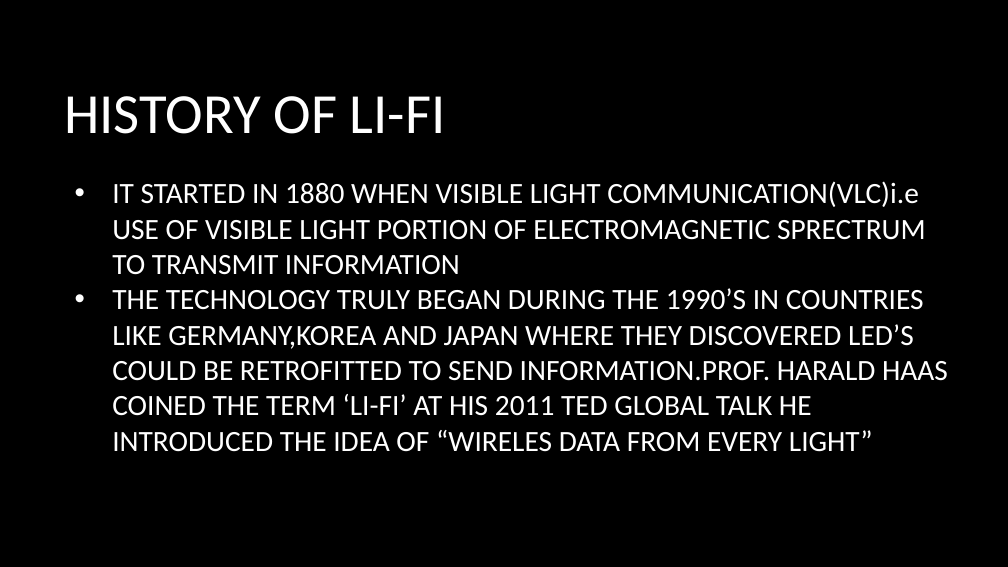
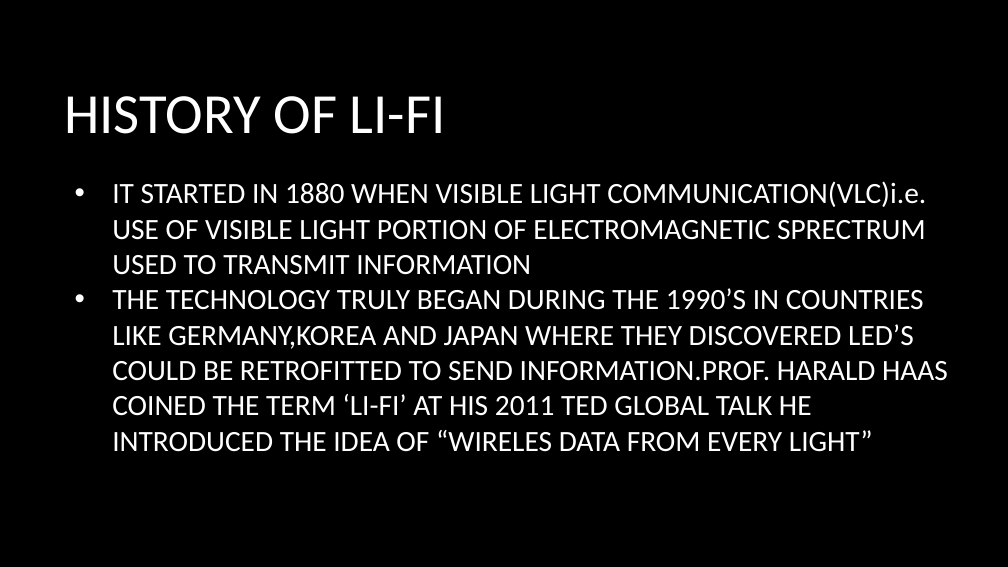
Before and after one commit to dedebanu/LIFI, a slide deck: slide 6 of VERSION CONTROL SYSTEM USING GIT.pptx (slide 4 before the commit). Drawn at 1008x567 pixels with LibreOffice and Linux fonts; fonts in the diff are those of the drawing; background and template pictures are left out. Boxes give left, top, right and bottom in pixels: in the first picture for what was removed or moved away, otherwise in the second. Text is boxed around its words. In the diff, an @@ line names an element or a change of style, - is before the commit and + after.

```diff
--- a/VERSION CONTROL SYSTEM USING GIT.pptx
+++ b/VERSION CONTROL SYSTEM USING GIT.pptx
@@ text at (x1=112, y1=181, x2=926, y2=275): text changed @@
-• IT STARTED IN 1880 WHEN VISIBLE LIGHT COMMUNICATION(VLC)i.e USE OF VISIBLE LIGHT PORTION OF ELECTROMAGNETIC SPRECTRUM TO TRANSMIT INFORMATION
+• IT STARTED IN 1880 WHEN VISIBLE LIGHT COMMUNICATION(VLC)i.e. USE OF VISIBLE LIGHT PORTION OF ELECTROMAGNETIC SPRECTRUM USED TO TRANSMIT INFORMATION
```
Also in this commit, not shown: 7 other slides changed, 14 slides added, 1 slide removed.
